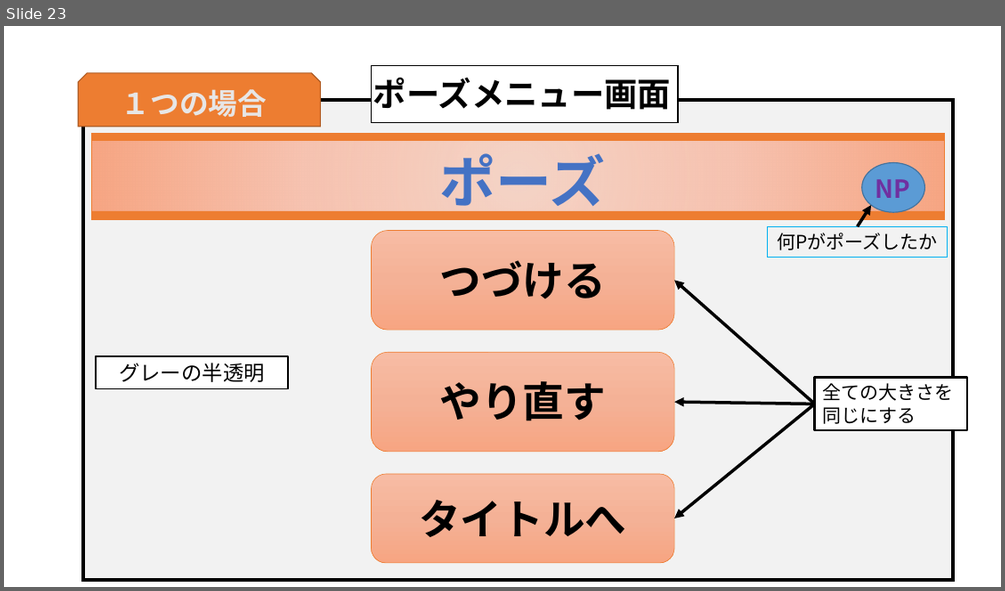
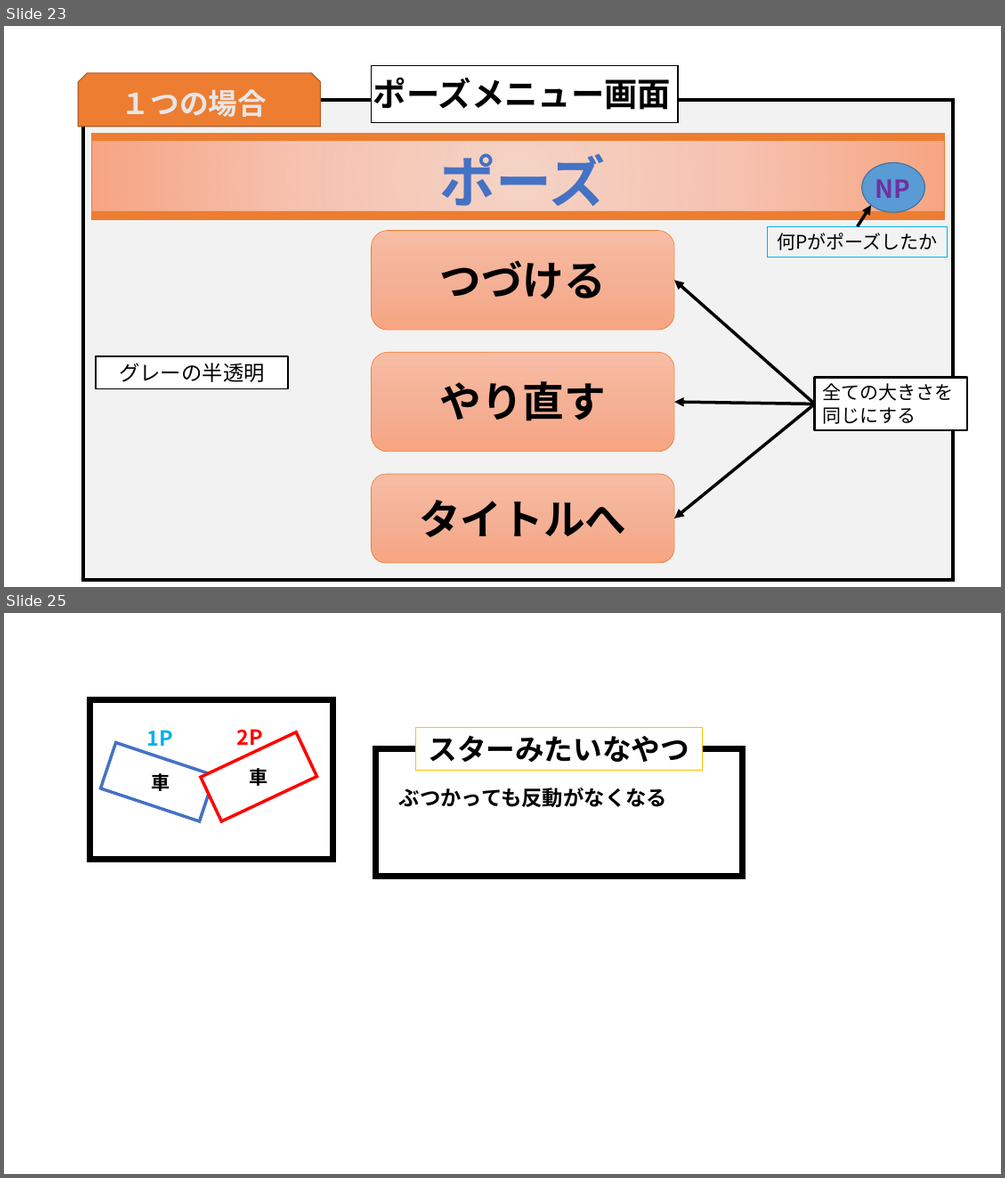
Before and after one commit to MizukiKato0416/sotsugyou_time_kato, a slide deck: 卒業制作_超ぶっ飛び超絶バトロワ（仮）.pptx. Shown one above the other, each under a label of ours: slide 23 before the commit, slides 23 and 25 after it; the slides between them are not shown. The pictures are 1005x591 and 1005x1178 pixels, drawn with LibreOffice and Linux fonts; fonts in the diff are those of the drawing. Boxes give left, top, right and bottom in pixels: in the first picture for what was removed or moved away, otherwise in the second. Text is boxed around its words. In the diff, an @@ line names an element or a change of style, - is before the commit and + after.

```diff
--- a/卒業制作_超ぶっ飛び超絶バトロワ（仮）.pptx
+++ b/卒業制作_超ぶっ飛び超絶バトロワ（仮）.pptx
@@ slide 25 added at [4,613,1001,1174], background #FFFFFF @@
@@ rectangle added at [90,699,333,859], outline #000000 6 pt @@
@@ rectangle added at [101,743,215,822], fill #FFFFFF, outline #4472C4 3 pt @@
@@ text added at [147,730,173,752], 20 pt, text #00B0F0, bold @@
+1P
@@ rectangle added at [201,732,316,821], fill #FFFFFF, outline #FF0000 3 pt @@
@@ text added at [236,729,262,751], 20 pt, text #FF0000, bold @@
+2P
@@ rectangle added at [415,728,703,770], fill #FFFFFF, outline #FFC000 0.75 pt, 28 pt, text #000000, bold @@
+スターみたいなやつ
@@ text added at [250,768,268,786], 18 pt, text #000000, bold @@
+車
@@ rectangle added at [376,749,743,876], outline #000000 6 pt @@
@@ text added at [151,773,170,791], 18 pt, text #000000, bold @@
+車
@@ text added at [399,787,667,807], 20 pt, text #000000, bold @@
+ぶつかっても反動がなくなる
```
Also in this commit, not shown: 1 other slide added, 1 other file.
